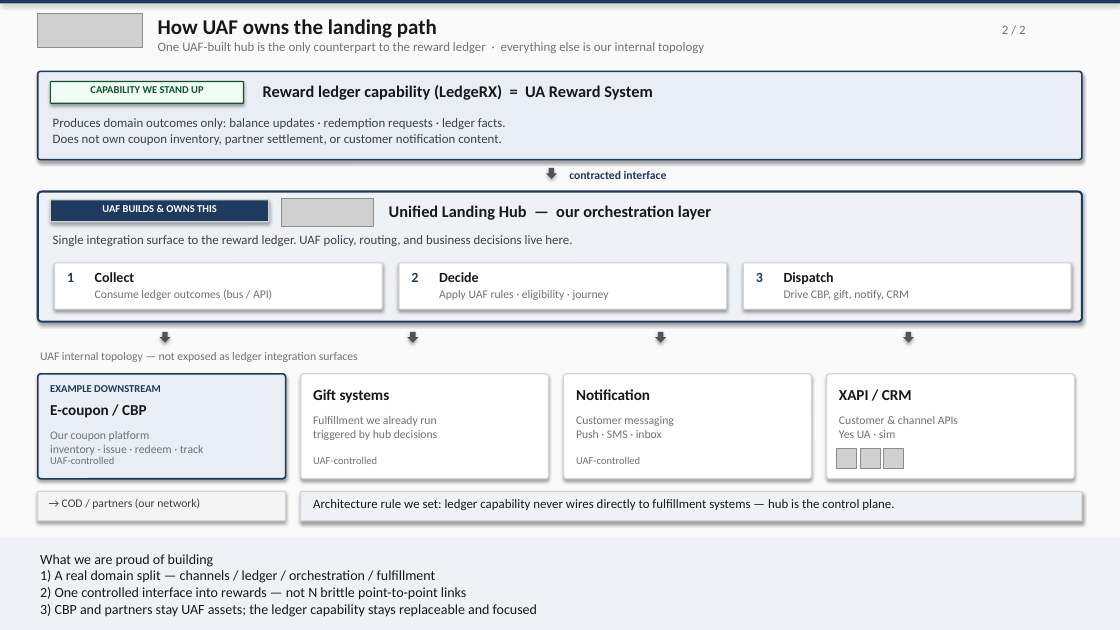
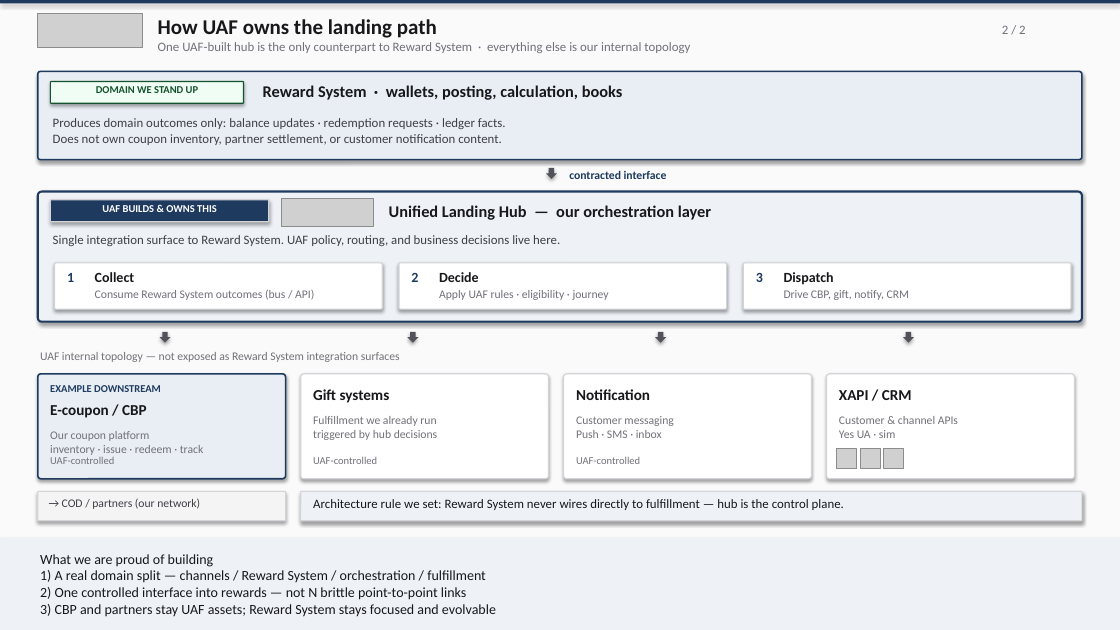
Before and after one commit to yky32/ledger-engine, a slide deck: slide 2 of docs/decks/LedgeRX-System-Architecture-CTO-Systems.pptx. Drawn at 1120x630 pixels with LibreOffice and Linux fonts; fonts in the diff are those of the drawing; grey boxes stand for pictures. Boxes give left, top, right and bottom in pixels: in the first picture for what was removed or moved away, otherwise in the second. Text is boxed around its words. In the diff, an @@ line names an element or a change of style, - is before the commit and + after.

Commit message:
docs(decks): strip LedgeRX brand — UAF Reward System target architecture only

```diff
--- a/docs/decks/LedgeRX-System-Architecture-CTO-Systems.pptx
+++ b/docs/decks/LedgeRX-System-Architecture-CTO-Systems.pptx
@@ text at box(158, 42, 690, 53): text changed @@
-One UAF-built hub is the only counterpart to the reward ledger · everything else is our internal topology
+One UAF-built hub is the only counterpart to Reward System · everything else is our internal topology
@@ text at box(96, 86, 198, 93): text changed @@
-CAPABILITY WE STAND UP
+DOMAIN WE STAND UP
@@ text at box(263, 85, 623, 100): text changed @@
-Reward ledger capability (LedgeRX) = UA Reward System
+Reward System · wallets, posting, calculation, books
@@ text at box(53, 235, 560, 246): text changed @@
-Single integration surface to the reward ledger. UAF policy, routing, and business decisions live here.
+Single integration surface to Reward System. UAF policy, routing, and business decisions live here.
@@ text at box(95, 290, 314, 300): text changed @@
-Consume ledger outcomes (bus / API)
+Consume Reward System outcomes (bus / API)
@@ text at box(40, 352, 400, 362): text changed @@
-UAF internal topology — not exposed as ledger integration surfaces
+UAF internal topology — not exposed as Reward System integration surfaces
@@ text at box(313, 499, 844, 510): text changed @@
-Architecture rule we set: ledger capability never wires directly to fulfillment systems — hub is the control plane.
+Architecture rule we set: Reward System never wires directly to fulfillment — hub is the control plane.
@@ text at box(40, 554, 496, 617): text changed @@
-What we are proud of building
-1) A real domain split — channels / ledger / orchestration / fulfillment
-2) One controlled interface into rewards — not N brittle point-to-point links
-3) CBP and partners stay UAF assets; the ledger capability stays replaceable and focused
+What we are proud of building
+1) A real domain split — channels / Reward System / orchestration / fulfillment
+2) One controlled interface into rewards — not N brittle point-to-point links
+3) CBP and partners stay UAF assets; Reward System stays focused and evolvable
```
Also in this commit, not shown: 1 other slide changed, 1 other file.
